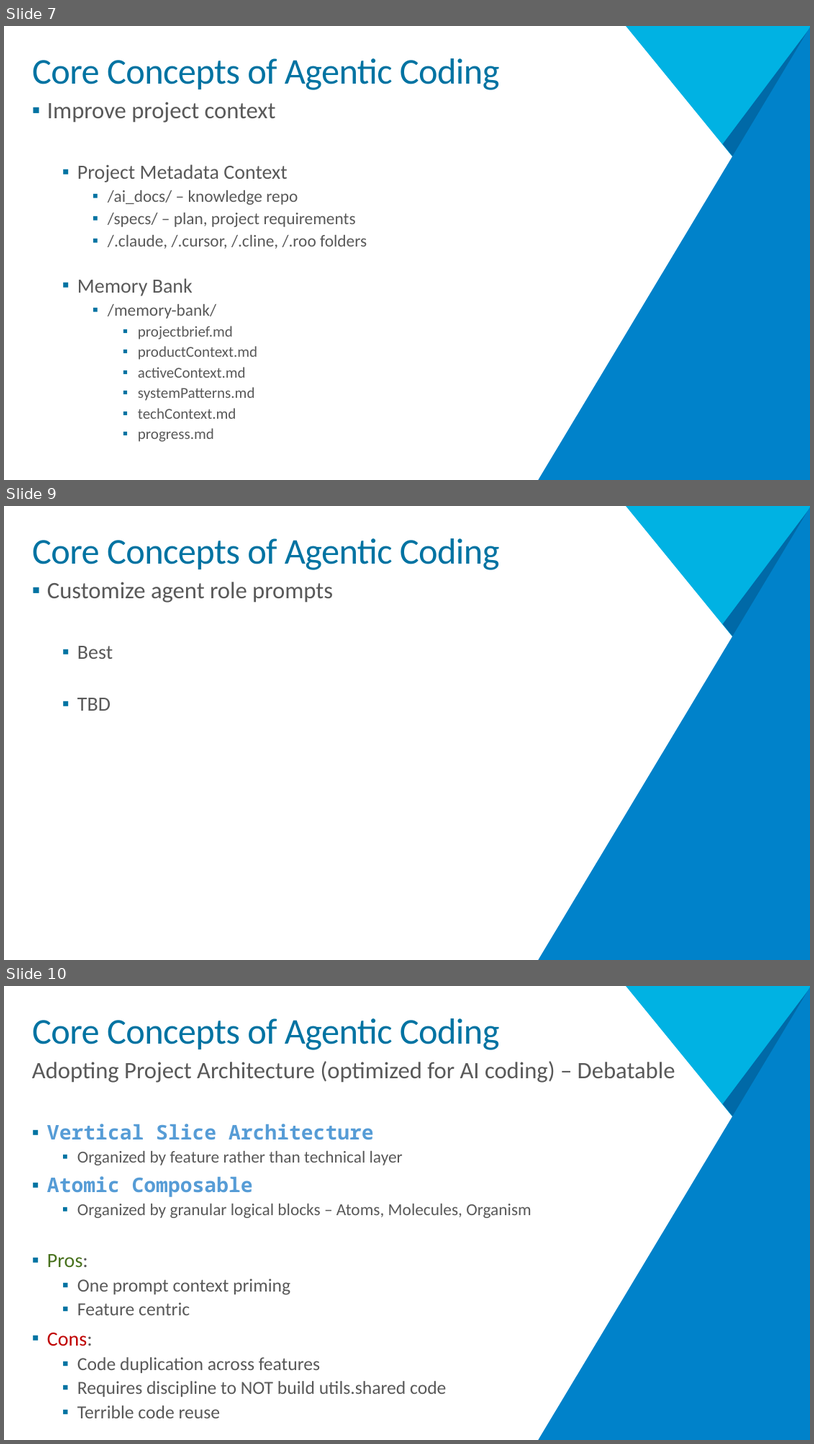
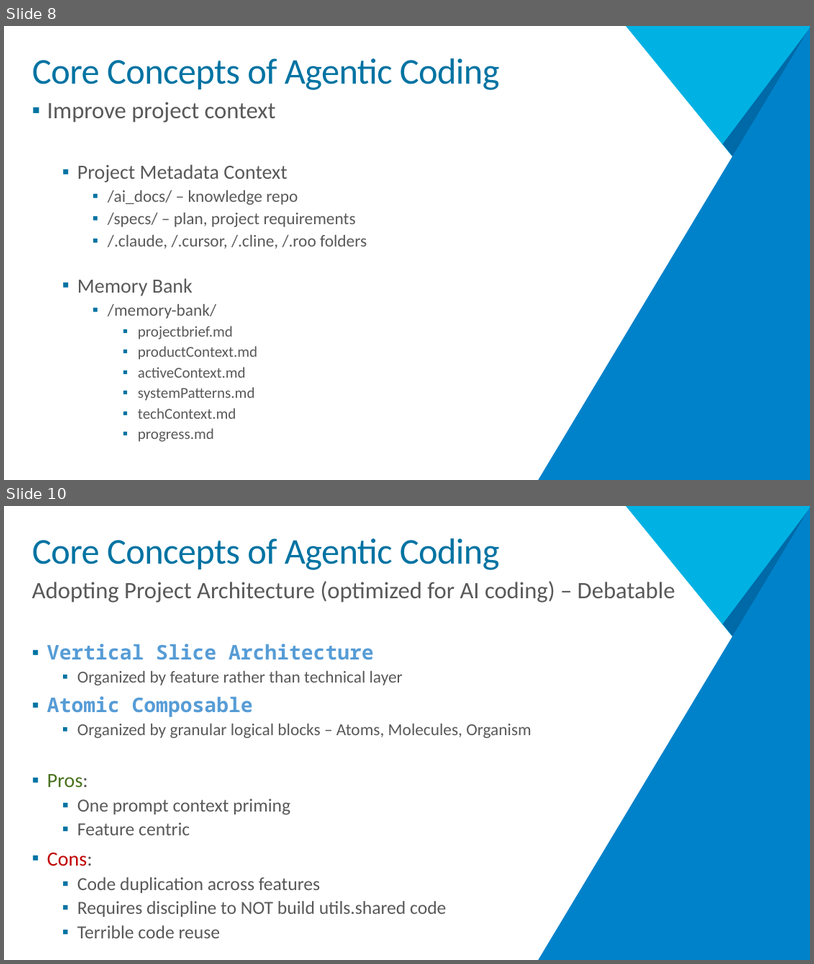
Before and after one commit to MarkG/architecture-next-2025, a slide deck: presentation/Vibe Coding.pptx. Shown one above the other, each under a label of ours: slides 7, 9 and 10 before the commit, slides 8 and 10 after it; the slides between them are not shown. The pictures are 814x1444 and 814x964 pixels, drawn with LibreOffice and Linux fonts; fonts in the diff are those of the drawing; background and template pictures are left out. Boxes give left, top, right and bottom in pixels: in the first picture for what was removed or moved away, otherwise in the second. Text is boxed around its words. In the diff, an @@ line names an element or a change of style, - is before the commit and + after.

```diff
--- a/presentation/Vibe Coding.pptx
+++ b/presentation/Vibe Coding.pptx
@@ slide 9 removed at <box>4,506,810,960</box>, background #FFFFFF; not listed: 3 template elements that a slide beside it also shows @@
@@ title removed at <box>32,538,500,570</box> @@
-Core Concepts of Agentic Coding
@@ text removed at <box>47,582,333,710</box> @@
-▪ Customize agent role prompts
-  ▪ Best
-  ▪ TBD
@@ rectangle removed at <box>274,847,521,952</box> @@
@@ what was slide 7 is now slide 8 @@
```
Also in this commit, not shown: 5 slides changed, 3 slides added.
